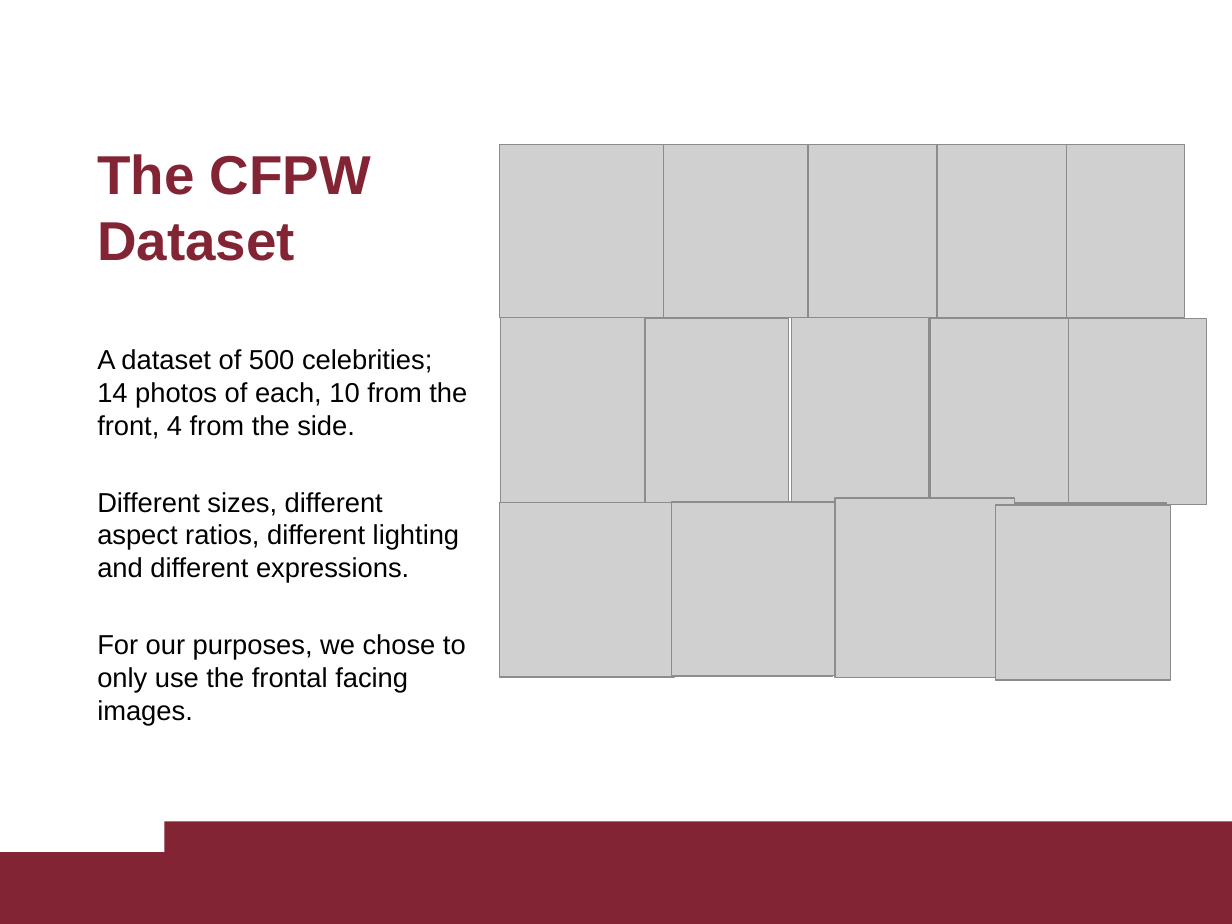
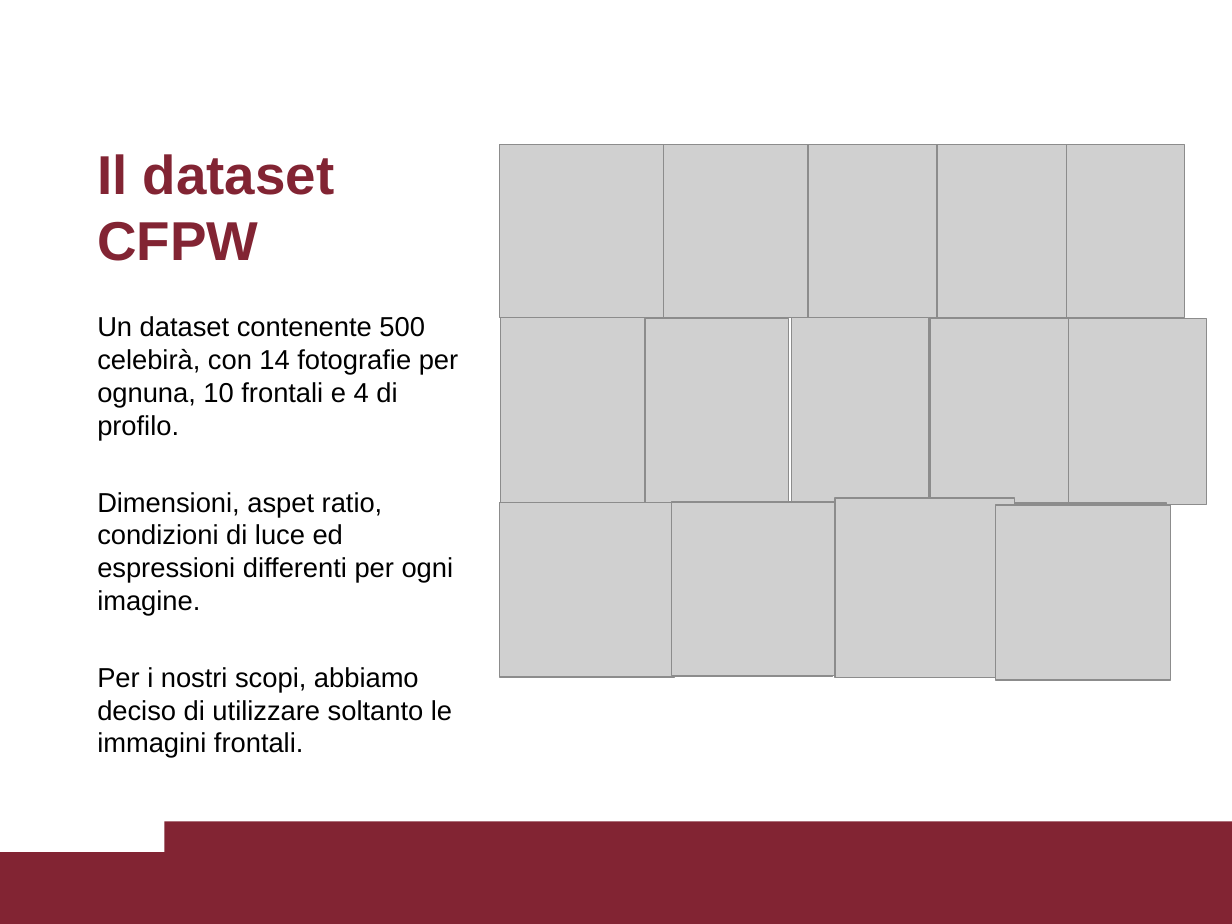
Before and after one commit to TarazGr/BSProj, a slide deck: slide 3 of Siamese Networks and Image Verification, parts 2 and 3.pptx. Drawn at 1232x924 pixels with LibreOffice and Linux fonts; fonts in the diff are those of the drawing; grey boxes stand for pictures. Boxes give left, top, right and bottom in pixels: in the first picture for what was removed or moved away, otherwise in the second. Text is boxed around its words. In the diff, an @@ line names an element or a change of style, - is before the commit and + after.

```diff
--- a/Siamese Networks and Image Verification, parts 2 and 3.pptx
+++ b/Siamese Networks and Image Verification, parts 2 and 3.pptx
@@ title at bbox=[97, 154, 335, 261]: text changed @@
-The CFPW Dataset
+Il dataset CFPW
@@ text at bbox=[97, 316, 458, 758]: text changed @@
-A dataset of 500 celebrities; 14 photos of each, 10 from the front, 4 from the side.
-Different sizes, different aspect ratios, different lighting and different expressions.
-For our purposes, we chose to only use the frontal facing images.
+Un dataset contenente 500 celebirà, con 14 fotografie per ognuna, 10 frontali e 4 di profilo.
+Dimensioni, aspet ratio, condizioni di luce ed espressioni differenti per ogni imagine.
+Per i nostri scopi, abbiamo deciso di utilizzare soltanto le immagini frontali.
```
Also in this commit, not shown: 5 other slides changed.
